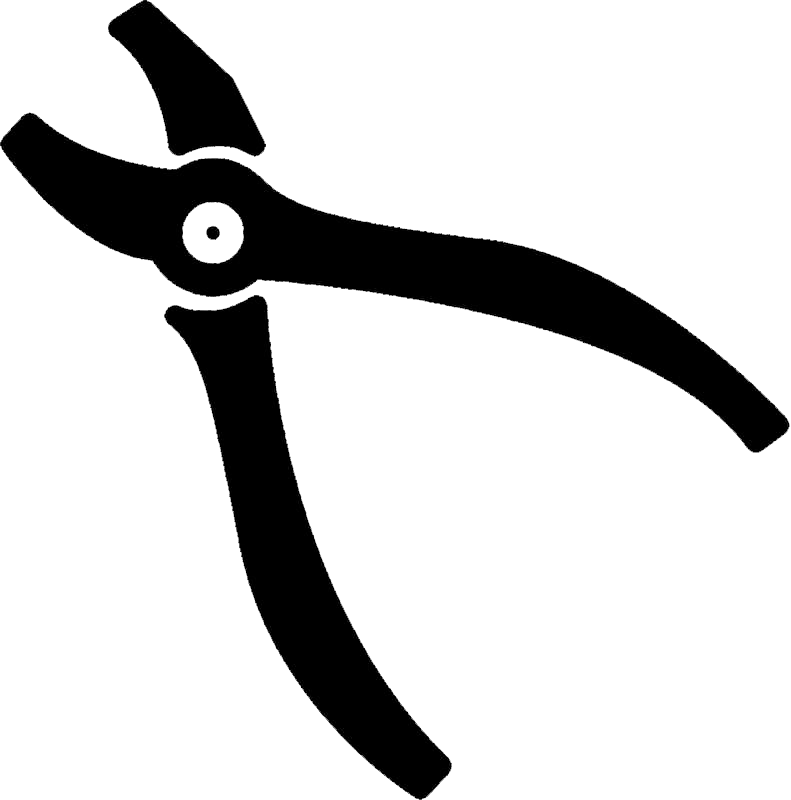
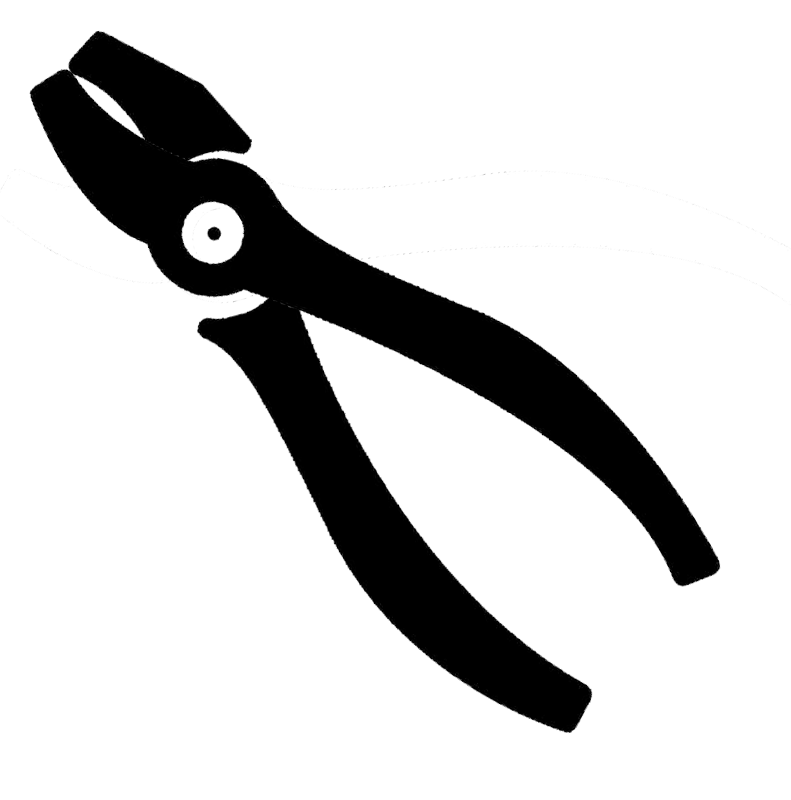
The second 791 x 800 image is a revision of the first. Changes to its layers:
added layer "Down 2" above "Down" over (0, 30, 791, 734)
hid "Up" over (0, 0, 790, 800)
